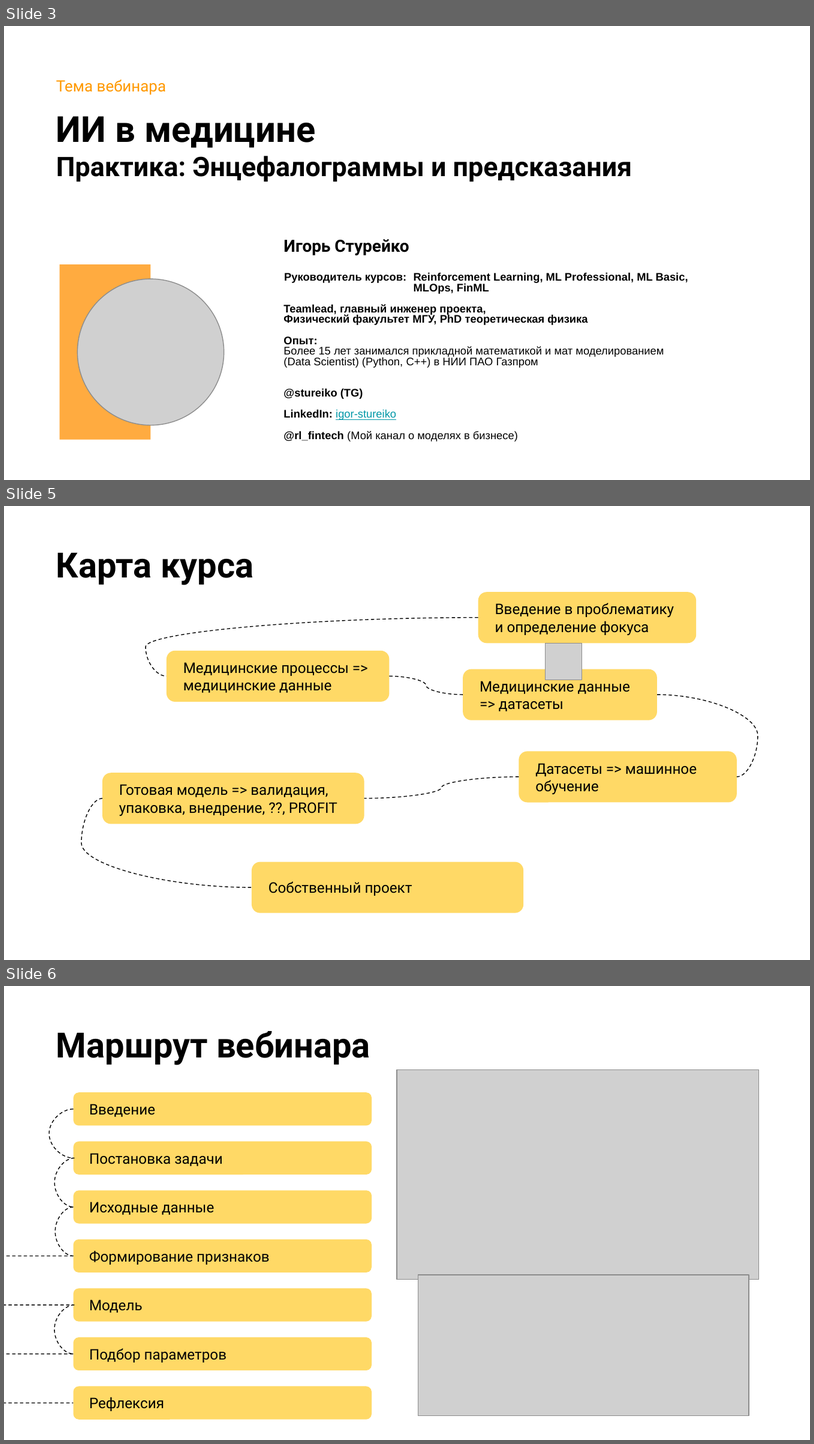
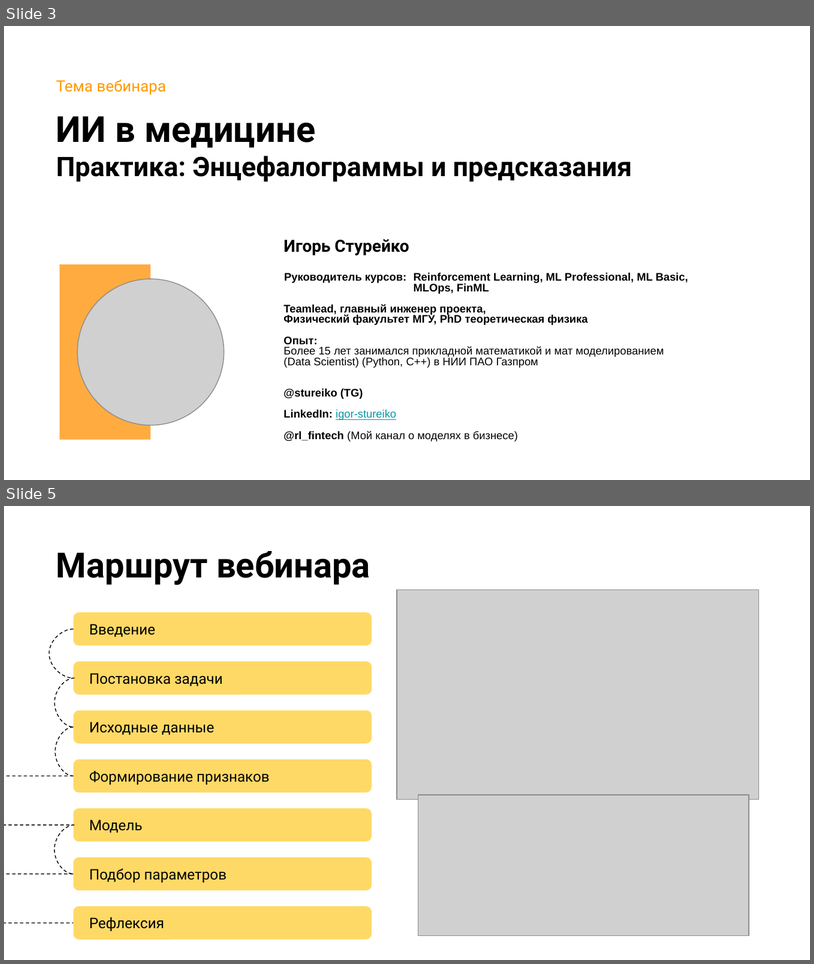
Before and after one commit to stureiko/Otus_lectures, a slide deck: MedML/Encefalorgrams/Presentation/Encefalograms.pptx. Shown one above the other, each under a label of ours: slides 3, 5 and 6 before the commit, slides 3 and 5 after it; the slides between them are not shown. The pictures are 814x1444 and 814x964 pixels, drawn with LibreOffice and Linux fonts; fonts in the diff are those of the drawing; grey boxes stand for pictures; background and template pictures are left out. Boxes give left, top, right and bottom in pixels: in the first picture for what was removed or moved away, otherwise in the second. Text is boxed around its words. In the diff, an @@ line names an element or a change of style, - is before the commit and + after.

```diff
--- a/MedML/Encefalorgrams/Presentation/Encefalograms.pptx
+++ b/MedML/Encefalorgrams/Presentation/Encefalograms.pptx
@@ slide 5 removed at bbox=[4, 506, 810, 960], background picture (left out) @@
@@ title removed at bbox=[56, 553, 254, 585] @@
-Карта курса
@@ rounded rectangle removed at bbox=[478, 592, 696, 643] @@
-Введение в проблематику и определение фокуса
@@ curved line removed from (478, 617) to (167, 676) @@
@@ picture removed at bbox=[546, 643, 583, 680] @@
@@ rounded rectangle removed at bbox=[167, 651, 389, 701] @@
-Медицинские процессы =>
-медицинские данные
@@ curved line removed from (389, 676) to (463, 694) @@
@@ rounded rectangle removed at bbox=[463, 669, 657, 720] @@
-Медицинские данные => датасеты
@@ curved line removed from (657, 694) to (737, 777) @@
@@ rounded rectangle removed at bbox=[519, 751, 737, 802] @@
-Датасеты => машинное обучение
@@ rounded rectangle removed at bbox=[102, 773, 365, 824] @@
-Готовая модель => валидация, упаковка, внедрение, ??, PROFIT
@@ curved line removed from (519, 777) to (365, 798) @@
@@ curved line removed from (102, 798) to (252, 888) @@
@@ rounded rectangle removed at bbox=[252, 862, 524, 912] @@
-Собственный проект
@@ what was slide 6 is now slide 5 @@
```
Also in this commit, not shown: 2 slides changed, 24 other files.
